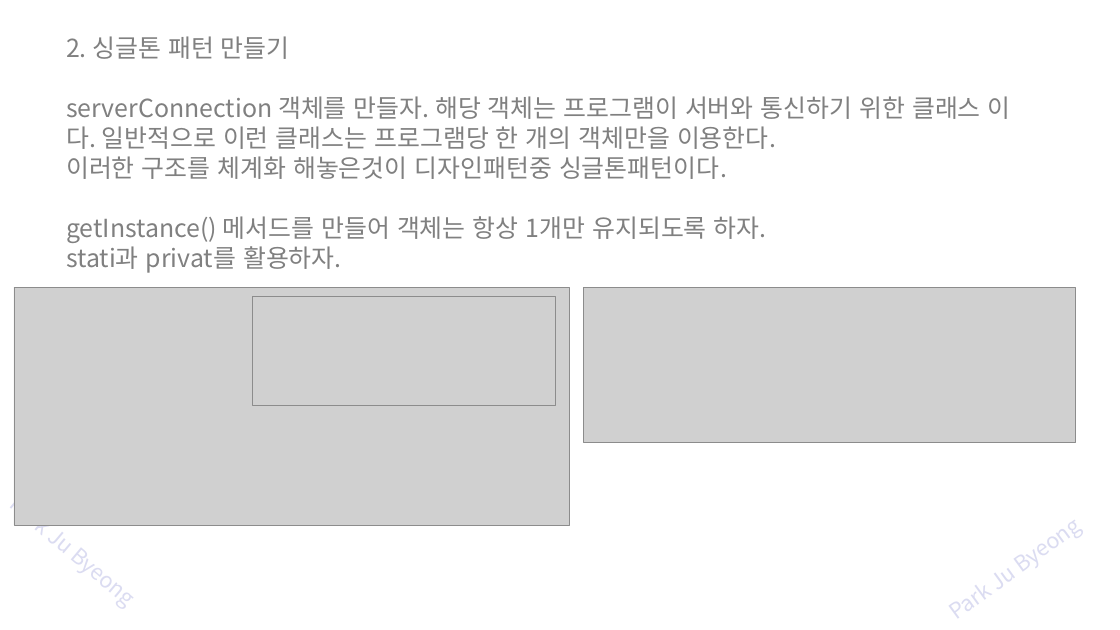
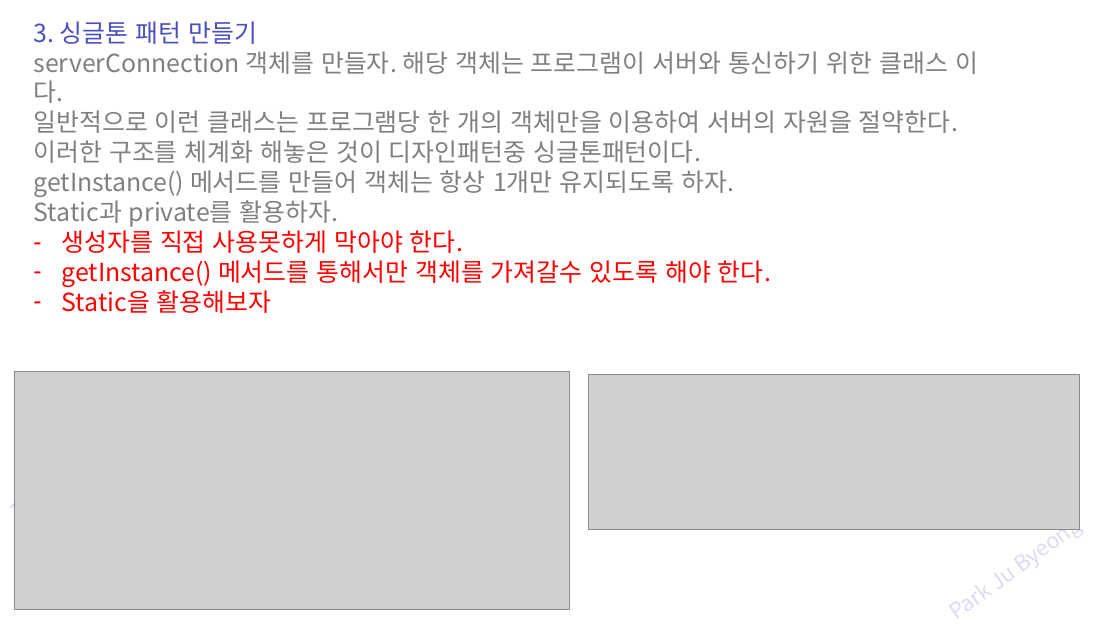
Before and after one commit to zest132/JavaLecture, a slide deck: slide 61 of JavaLecture/LectureFile/java 10강 패키지와 접근제어자 강의자료.pptx (slide 51 before the commit). Drawn at 1120x630 pixels with LibreOffice and Linux fonts; fonts in the diff are those of the drawing; grey boxes stand for pictures. Boxes give left, top, right and bottom in pixels: in the first picture for what was removed or moved away, otherwise in the second. Text is boxed around its words. In the diff, an @@ line names an element or a change of style, - is before the commit and + after.

```diff
--- a/JavaLecture/LectureFile/java 10강 패키지와 접근제어자 강의자료.pptx
+++ b/JavaLecture/LectureFile/java 10강 패키지와 접근제어자 강의자료.pptx
@@ text "3. 싱글톤 패턴 만들기": place and size @@
-text "3. 싱글톤 패턴 만들기" at bbox=[66, 36, 1011, 273]
+text "3. 싱글톤 패턴 만들기" at bbox=[33, 21, 978, 313]
@@ text at bbox=[33, 21, 978, 163]: text changed @@
-2. 싱글톤 패턴 만들기
-serverConnection 객체를 만들자. 해당 객체는 프로그램이 서버와 통신하기 위한 클래스 이다. 일반적으로 이런 클래스는 프로그램당 한 개의 객체만을 이용한다.
-이러한 구조를 체계화 해놓은것이 디자인패턴중 싱글톤패턴이다.
+3. 싱글톤 패턴 만들기
+serverConnection 객체를 만들자. 해당 객체는 프로그램이 서버와 통신하기 위한 클래스 이다.
+일반적으로 이런 클래스는 프로그램당 한 개의 객체만을 이용하여 서버의 자원을 절약한다.
+이러한 구조를 체계화 해놓은 것이 디자인패턴중 싱글톤패턴이다.
@@ text at bbox=[33, 196, 771, 313]: text changed; text colour #808080 to #FF0000 @@
-stati과 privat를 활용하자.
+Static과 private를 활용하자.
+– 생성자를 직접 사용못하게 막아야 한다.
+– getInstance() 메서드를 통해서만 객체를 가져갈수 있도록 해야 한다.
+– Static을 활용해보자
@@ picture removed at bbox=[252, 296, 556, 405] @@
@@ picture: place and size @@
-picture at bbox=[14, 287, 569, 525]
+picture at bbox=[14, 371, 569, 609]
@@ picture: place and size @@
-picture at bbox=[584, 287, 1075, 442]
+picture at bbox=[588, 375, 1080, 530]
```
Also in this commit, not shown: 20 other slides changed, 19 slides added, 10 slides removed, 12 other files.
